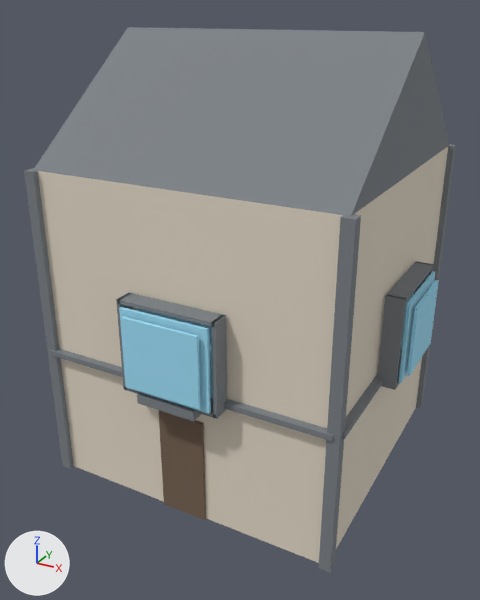
Renders of the glTF model public/buildings/lot_1x1.glb from each side of a commit.
One viewpoint serves both versions: a 50 mm camera at (9.73, -9.34, 9.89) aimed at (3.09, 2.72, 3.86). Arrows for +X, +Y and +Z are at lower left; the lights stay in place. The picture after the commit comes second.

Objects in the first picture: 'lot_1x1'.
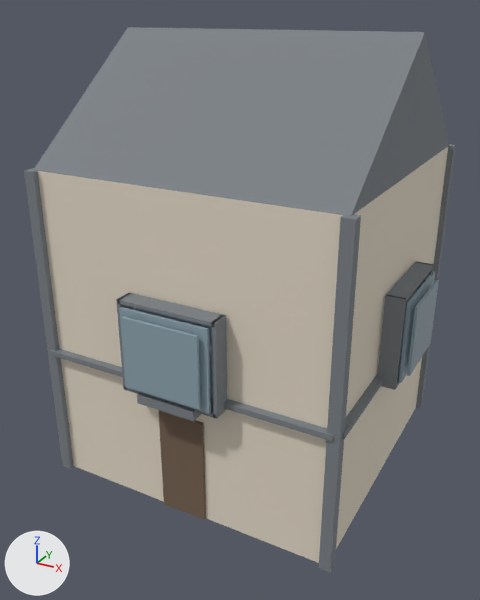
What differs and where, as boxes (x1, y1, x2, y2) in the pictures (480 x 600 px):
'lot_1x1', recoloured (cyan to greyish blue): (116, 269, 439, 416) in both

The change, as a list of edits to the scene's bpy script:
```text
Change mat_lot_1x1_glass:
    mat_lot_1x1_glass.base_color: (0.35, 0.75, 0.95) -> (0.28, 0.38, 0.44)  # cyan #a0e1f9 -> greyish blue #90a6b1
```
